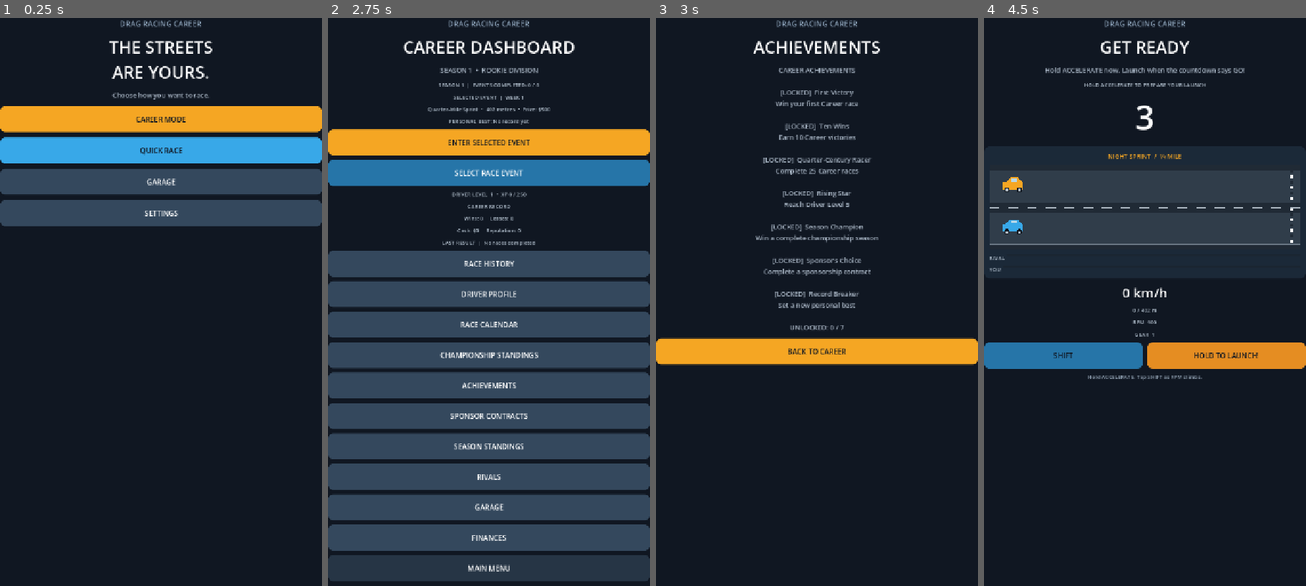
Above: before the commit, frames 1-4 (left to right).
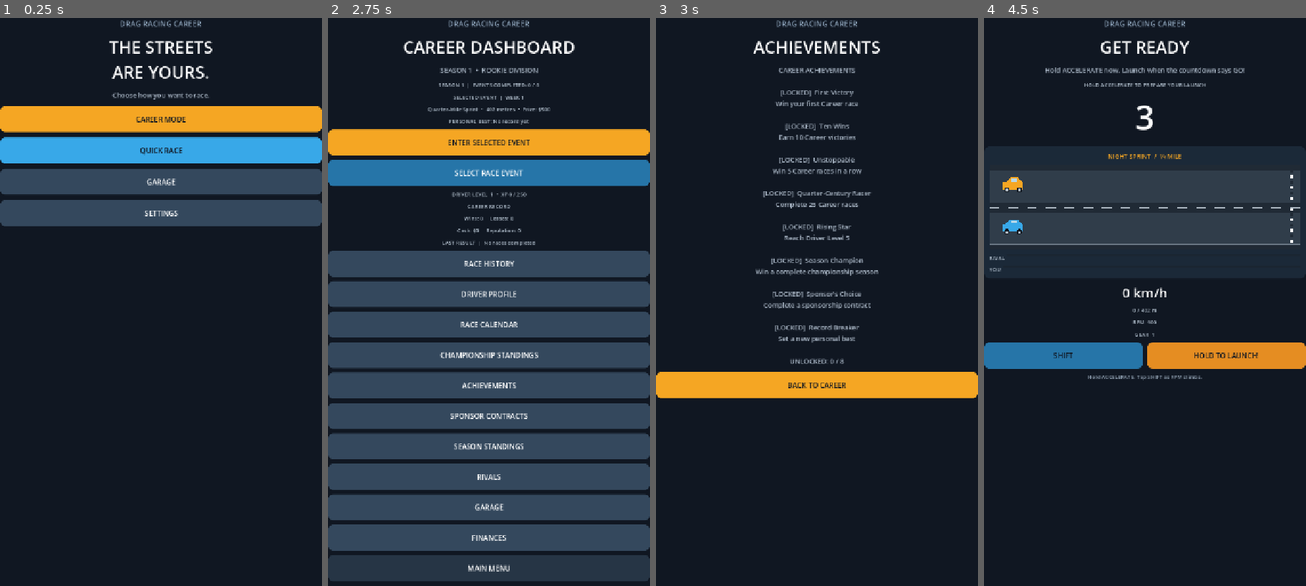
Above: after the commit, the same moments.

Repository: gleeshyyy/-Drag-Racing-Career
Game: Godot game, scene res://main.tscn
The game is run twice, just before and just after one commit, with the same random seed, the same clock (stepped at 60 frames per second) and the same inputs.
Inputs:
- Up to frame 1 (0.25 s): no input
- Up to frame 2 (2.75 s): click "CAREER MODE" at 0.5 s; click "RACE HISTORY" at 1.25 s; click "BACK TO CAREER" at 2 s
- Up to frame 3 (3 s): click "ACHIEVEMENTS" at 2.75 s
- Up to frame 4 (4.5 s): click "BACK TO CAREER" at 3.5 s; click "ENTER SELECTED EVENT" at 4.25 s

Frames 1-2 are identical in both runs. In frame 3, 11% of the frame differs, in the area x 0-100%, y 24-67%; in frame 4, nothing differs.

Commit message:
Add win streak achievement and improve race history view

Diff:
--- a/main.gd
+++ b/main.gd
@@ -643,7 +643,8 @@
 	if race_history.is_empty():
 		body += "No races recorded yet. Complete a race to start your history."
 	else:
-		for index in range(race_history.size()):
+		body += "SHOWING MOST RECENT 10 RACES\n\n"
+		for index in range(mini(race_history.size(), 10)):
 			var entry: Dictionary = race_history[index]
 			body += "%d. %s  |  %s\n" % [index + 1, str(entry.get("result", "UNKNOWN")), str(entry.get("event", "Race"))]
 			body += "Opponent: %s  •  Time: %.2f sec\n" % [str(entry.get("opponent", "Unknown")), float(entry.get("time", 0.0))]
@@ -680,6 +681,8 @@
 		unlocked.append("First Victory")
 	if career_wins >= 10 and _unlock_achievement("ten_wins"):
 		unlocked.append("Ten Wins")
+	if best_win_streak >= 5 and _unlock_achievement("streak_5"):
+		unlocked.append("Unstoppable")
 	if total_races >= 25 and _unlock_achievement("veteran_25"):
 		unlocked.append("Quarter-Century Racer")
 	if _driver_level() >= 5 and _unlock_achievement("level_5"):
@@ -707,6 +710,7 @@
 	var achievement_names := {
 		"first_win": ["First Victory", "Win your first Career race"],
 		"ten_wins": ["Ten Wins", "Earn 10 Career victories"],
+		"streak_5": ["Unstoppable", "Win 5 Career races in a row"],
 		"veteran_25": ["Quarter-Century Racer", "Complete 25 Career races"],
 		"level_5": ["Rising Star", "Reach Driver Level 5"],
 		"season_champion": ["Season Champion", "Win a complete championship season"],
